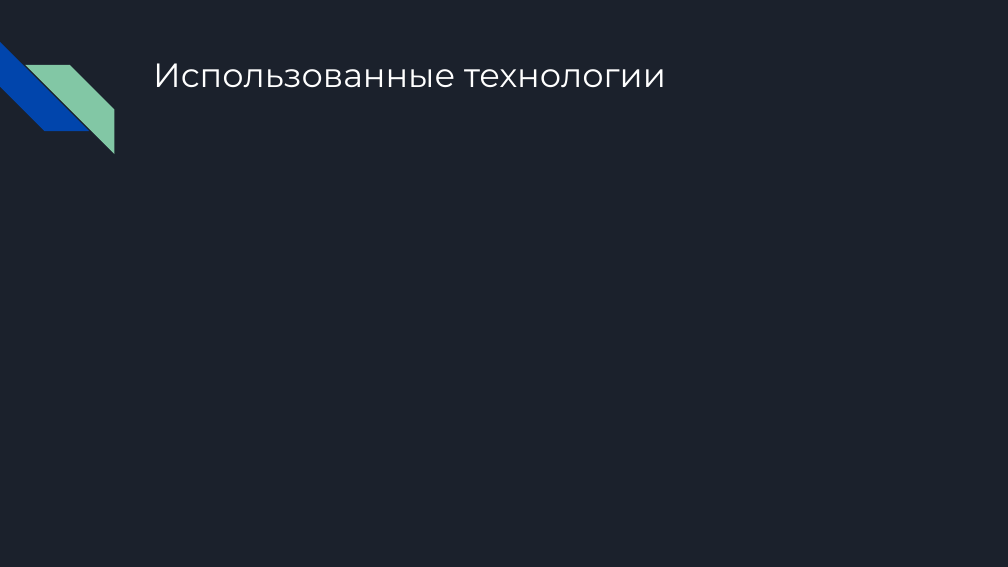
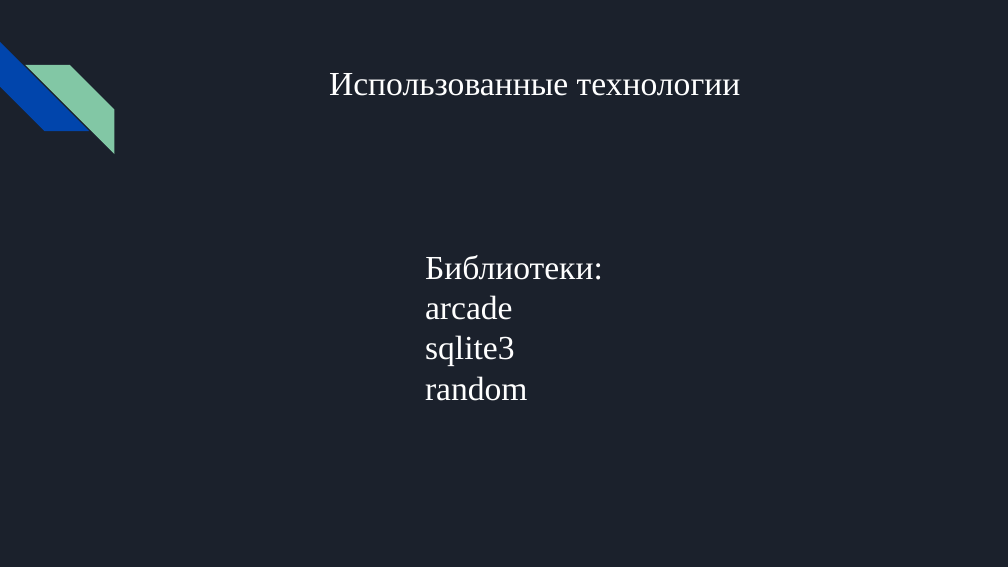
Before and after one commit to ShpakovskiVyacheslav/Arcade-project, a slide deck: slide 4 of documentation/Fish Hunter.pptx. Drawn at 1008x567 pixels with LibreOffice and Linux fonts; fonts in the diff are those of the drawing. Boxes give left, top, right and bottom in pixels: in the first picture for what was removed or moved away, otherwise in the second. Text is boxed around its words. In the diff, an @@ line names an element or a change of style, - is before the commit and + after.

```diff
--- a/documentation/Fish Hunter.pptx
+++ b/documentation/Fish Hunter.pptx
@@ title "Использованные технологии": place and size @@
-title "Использованные технологии" at box(153, 63, 666, 88)
+title "Использованные технологии" at box(329, 73, 741, 96)
@@ title "Использованные технологии" at box(329, 73, 741, 96): font Montserrat to Times New Roman; alignment left to centre @@
@@ text added at box(425, 255, 603, 401), 24 pt, text #FFFFFF @@
+Библиотеки:
+arcade
+sqlite3
+random
```
Also in this commit, not shown: 3 other slides changed, 5 slides added, 3 slides removed, 1 other file.
